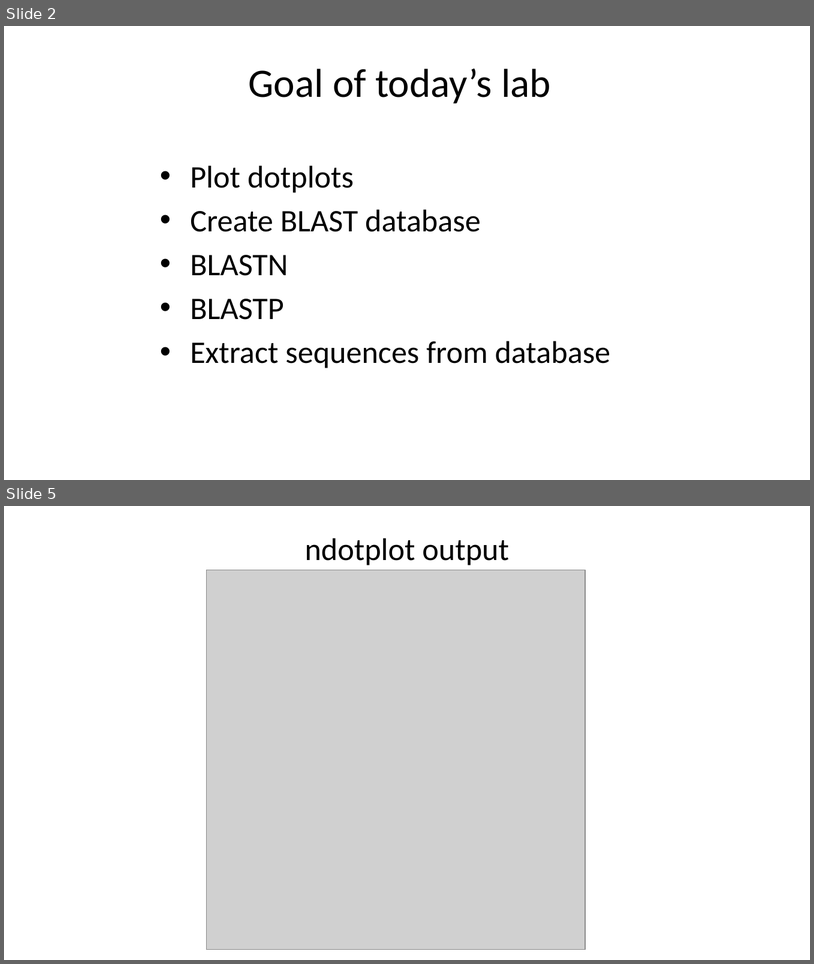
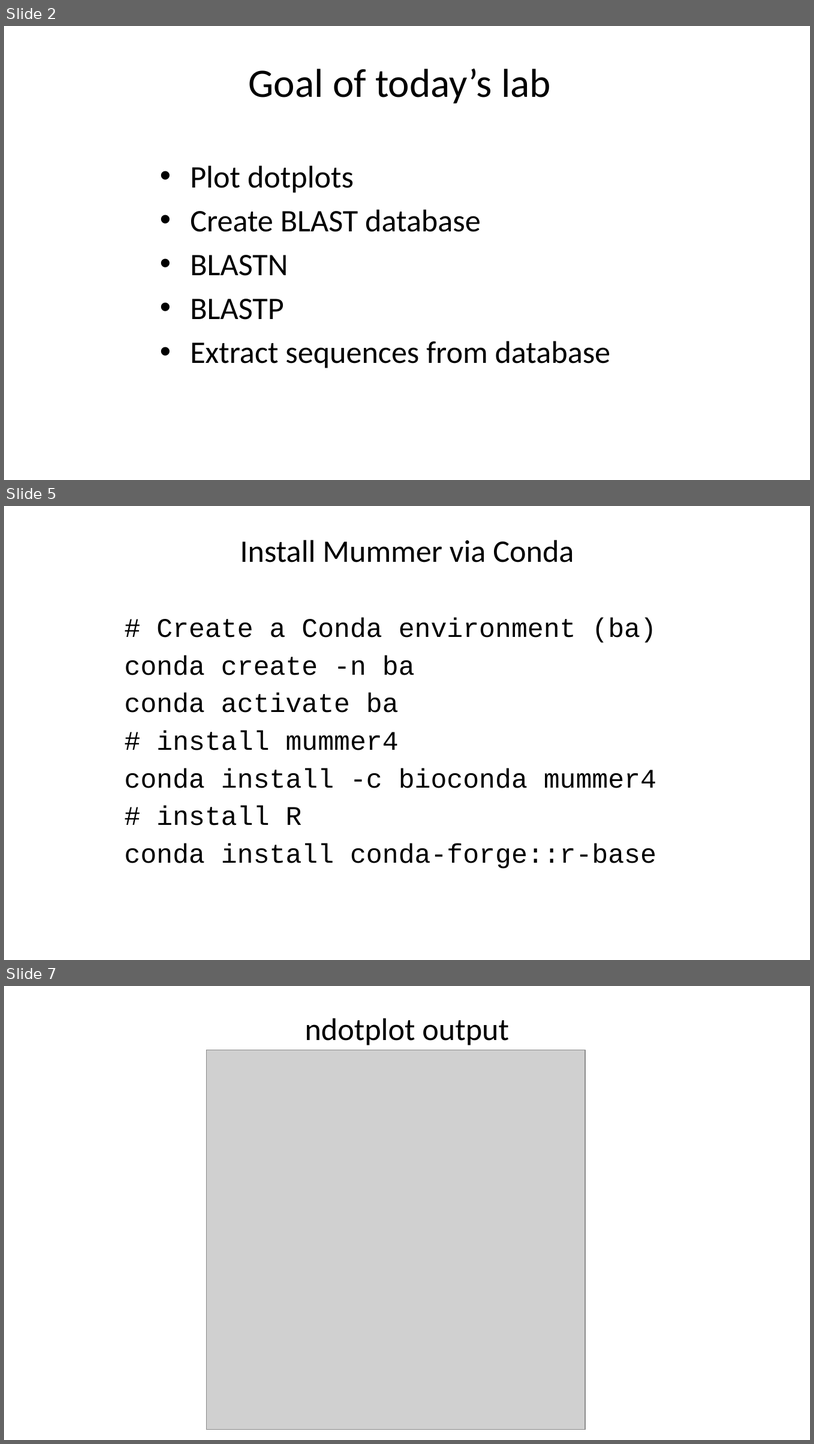
Before and after one commit to liu3zhenlab/teaching, a slide deck: PLPTH813Bioinformatis/2025/2_lab/lab03_alignment.pptx. Shown one above the other, each under a label of ours: slides 2 and 5 before the commit, slides 2, 5 and 7 after it; the slides between them are not shown. The pictures are 814x964 and 814x1444 pixels, drawn with LibreOffice and Linux fonts; fonts in the diff are those of the drawing; grey boxes stand for pictures. Boxes give left, top, right and bottom in pixels: in the first picture for what was removed or moved away, otherwise in the second. Text is boxed around its words. In the diff, an @@ line names an element or a change of style, - is before the commit and + after.

```diff
--- a/PLPTH813Bioinformatis/2025/2_lab/lab03_alignment.pptx
+++ b/PLPTH813Bioinformatis/2025/2_lab/lab03_alignment.pptx
@@ slide 5 added at [4, 506, 810, 960], background #FFFFFF @@
@@ title added at [240, 540, 574, 562], 28 pt, text #000000 @@
+Install Mummer via Conda
@@ text added at [125, 618, 657, 868], 24 pt, text #000000 @@
+# Create a Conda environment (ba)
+conda create -n ba
+conda activate ba
+# install mummer4
+conda install -c bioconda mummer4
+# install R
+conda install conda-forge::r-base
@@ what was slide 5 is now slide 7 @@
```
Also in this commit, not shown: 3 slides changed, 2 other slides added, 2 other files.
